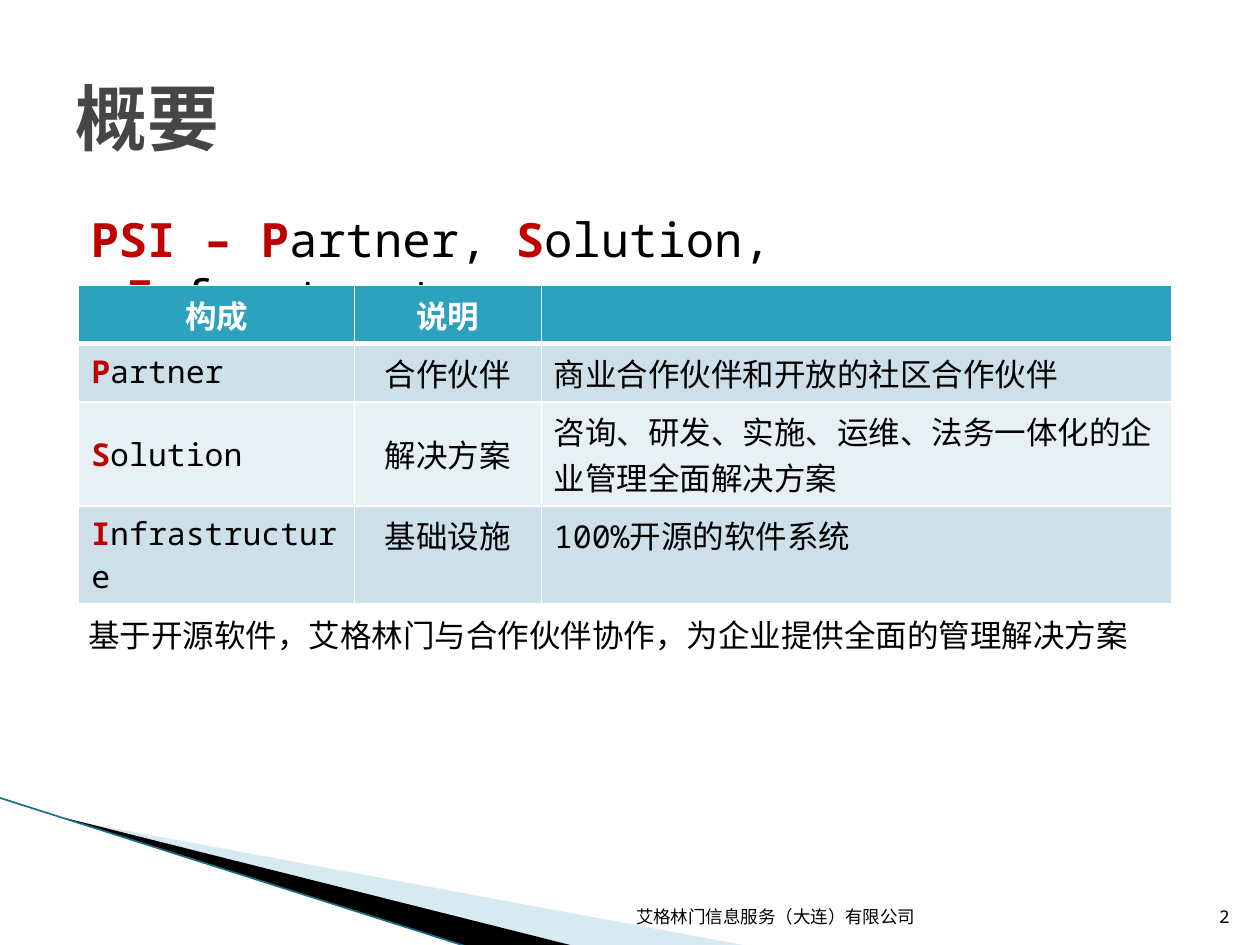
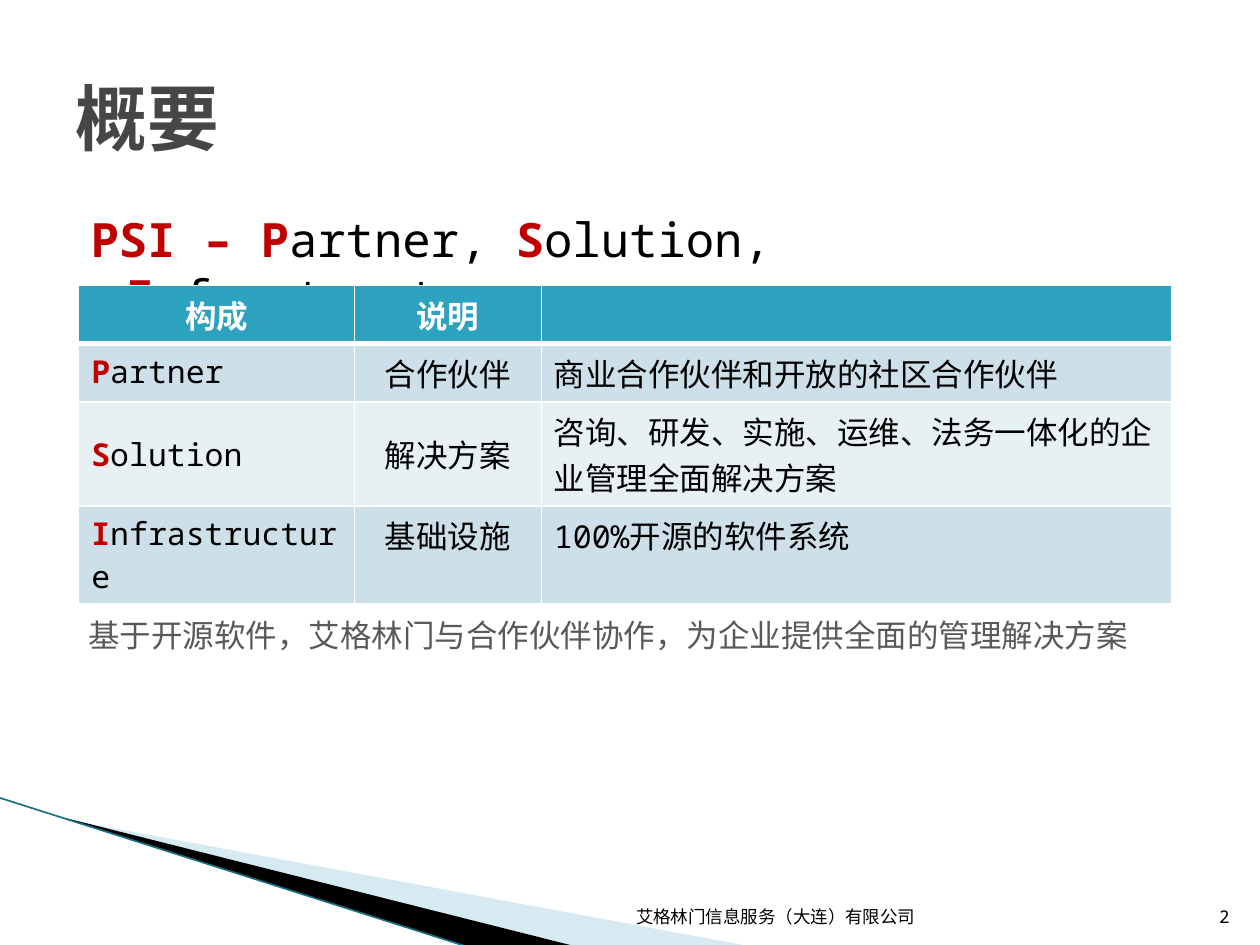
Before and after one commit to wuzhiping/PSI, a slide deck: slide 2 of doc/01 战略/PSI产品战略.pptx. Drawn at 1260x945 pixels with LibreOffice and Linux fonts; fonts in the diff are those of the drawing; background and template pictures are left out. Boxes give left, top, right and bottom in pixels: in the first picture for what was removed or moved away, otherwise in the second. Text is boxed around its words. In the diff, an @@ line names an element or a change of style, - is before the commit and + after.

```diff
--- a/doc/01 战略/PSI产品战略.pptx
+++ b/doc/01 战略/PSI产品战略.pptx
@@ text "基于开源软件，艾格林门与合作伙伴协作，为企业提供全面的管理解决方案" at [88,620,1128,650]: text colour #000000 to #595959 @@
```
Also in this commit, not shown: 1 other slide changed.
